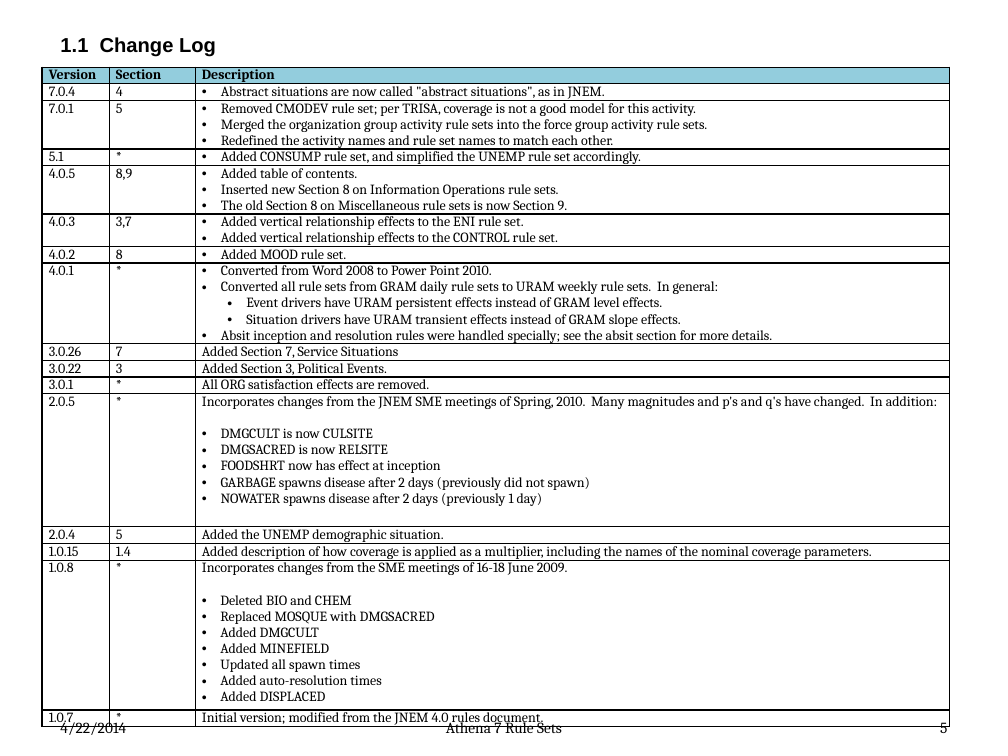
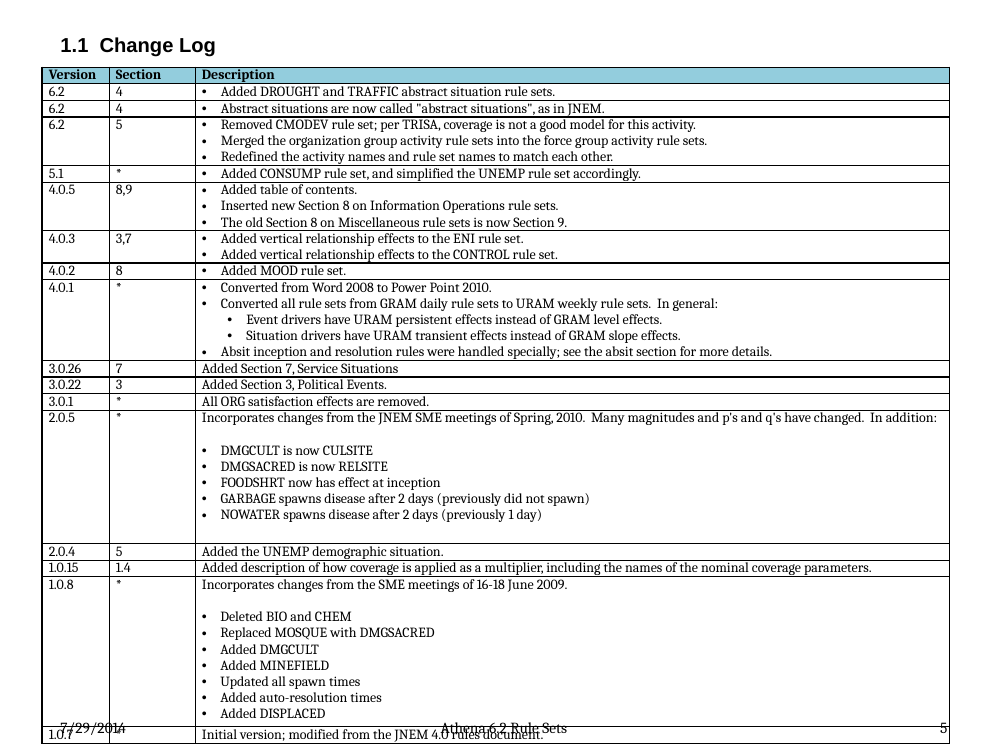
Before and after one commit to AthenaModel/athena-legacy, a slide deck: slide 5 of docs/dev/rules.pptx. Drawn at 1008x756 pixels with LibreOffice and Linux fonts; fonts in the diff are those of the drawing. Boxes give left, top, right and bottom in pixels: in the first picture for what was removed or moved away, otherwise in the second. Text is boxed around its words. In the diff, an @@ line names an element or a change of style, - is before the commit and + after.

```diff
--- a/docs/dev/rules.pptx
+++ b/docs/dev/rules.pptx
@@ table at bbox=[42, 68, 950, 756] @@
-row 2: 7.0.4 | 4 | Abstract situations are now called "abstract situations", as in JNEM.
-row 3: 7.0.1 | 5 | Removed CMODEV rule set; per TRISA, coverage is not a good model for this activity. / Merged the organization group activity rule sets into the force group activity rule sets. / Redefined the activity names and rule set names to match each other.
+row 2: 6.2 | 4 | Added DROUGHT and TRAFFIC abstract situation rule sets.
+row 3: 6.2 | 4 | Abstract situations are now called "abstract situations", as in JNEM.
+row 4: 6.2 | 5 | Removed CMODEV rule set; per TRISA, coverage is not a good model for this activity. / Merged the organization group activity rule sets into the force group activity rule sets. / Redefined the activity names and rule set names to match each other.
@@ text at bbox=[60, 719, 125, 737]: text changed @@
-4/22/2014
+7/29/2014
@@ text at bbox=[441, 722, 567, 737]: text changed @@
-Athena 7 Rule Sets
+Athena 6.2 Rule Sets
```
Also in this commit, not shown: 72 other slides changed, 2 slides added, 6 other files.
